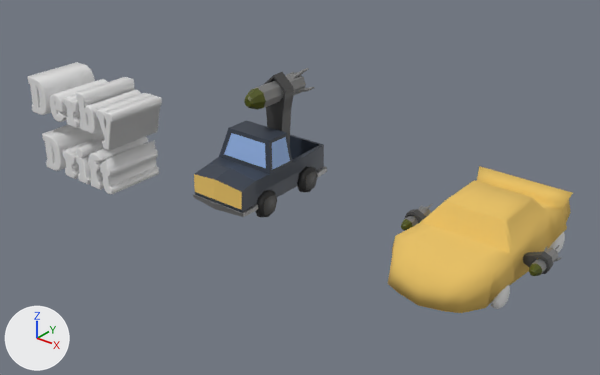
The OBJ model public/models/Car1/Car1.obj as it was, and as the next commit left it.
One viewpoint serves both versions: a camera (50 mm lens) standing at (22.5, -25.2, 16.2) and looking at (1.2, 1.4, -0.3). The axes (+X, +Y, +Z) are drawn at lower left. The lights are the same throughout. Where no turn or scale is listed for an object, it has been applied to the vertices.

The first picture shows 'Cube.001_Cube.004', 'Cube.002_Cube.006', 'Cube.003_Cube.007', 'Cube_Cube.002', 'Cylinder.001', 'Cylinder.002', 'Cylinder.003', 'Plane.001_Plane.010', 'Plane.005_Plane.009', 'Text'.
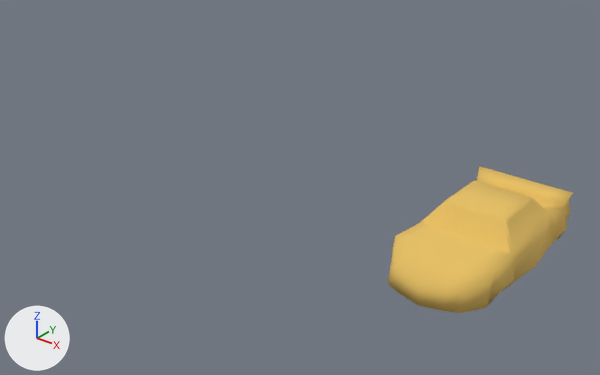
The newer file is also rescaled (x0.827), turned or shifted as a whole; pictures and numbers use the older file's frame.

Boxes [x1, y1, x2, y2] around the edits, measured in the pictures (600 x 375 px):
'Text', deleted
    before: [27, 62, 162, 194]
'Cube.002_Cube.006', deleted
    before: [193, 120, 327, 217]
'Cylinder.002', deleted
    before: [244, 68, 315, 110]
'Cube.003_Cube.007', deleted
    before: [263, 72, 294, 145]
'Plane.005_Plane.009', deleted (black)
    before: [256, 167, 318, 217]
'Cube.001_Cube.004', deleted
    before: [404, 209, 553, 274]
'Plane.001_Plane.010', deleted
    before: [491, 232, 565, 309]
'Cylinder.003', deleted
    before: [529, 245, 562, 276]
'Cylinder.001', deleted
    before: [401, 204, 433, 230]

Diff of the bpy script that builds the scene:
```diff
--- a/public/models/Car1/Car1.obj.py
+++ b/public/models/Car1/Car1.obj.py
@@ ob_cube_001_cube_004 @@
-ob_cube_001_cube_004 = bpy.data.objects.new('Cube.001_Cube.004', me_cube_001_cube_004)
-ob_cube_001_cube_004.location = (0.0, 0.0, 0.0)
@@ ob_cube_002_cube_006 @@
-ob_cube_002_cube_006 = bpy.data.objects.new('Cube.002_Cube.006', me_cube_002_cube_006)
-ob_cube_002_cube_006.location = (0.0, 0.0, 0.0)
@@ ob_cube_003_cube_007 @@
-ob_cube_003_cube_007 = bpy.data.objects.new('Cube.003_Cube.007', me_cube_003_cube_007)
-ob_cube_003_cube_007.location = (0.0, 0.0, 0.0)
@@ ob_cylinder_001 @@
-ob_cylinder_001 = bpy.data.objects.new('Cylinder.001', me_cylinder_001)
-ob_cylinder_001.location = (0.0, 0.0, 0.0)
@@ ob_cylinder_002 @@
-ob_cylinder_002 = bpy.data.objects.new('Cylinder.002', me_cylinder_002)
-ob_cylinder_002.location = (0.0, 0.0, 0.0)
@@ ob_cylinder_003 @@
-ob_cylinder_003 = bpy.data.objects.new('Cylinder.003', me_cylinder_003)
-ob_cylinder_003.location = (0.0, 0.0, 0.0)
@@ ob_plane_001_plane_010 @@
-ob_plane_001_plane_010 = bpy.data.objects.new('Plane.001_Plane.010', me_plane_001_plane_010)
-ob_plane_001_plane_010.location = (0.0, 0.0, 0.0)
@@ ob_plane_005_plane_009 @@
-ob_plane_005_plane_009 = bpy.data.objects.new('Plane.005_Plane.009', me_plane_005_plane_009)
-ob_plane_005_plane_009.location = (0.0, 0.0, 0.0)
@@ ob_text @@
-ob_text = bpy.data.objects.new('Text', me_text)
-ob_text.location = (0.0, 0.0, 0.0)
```
